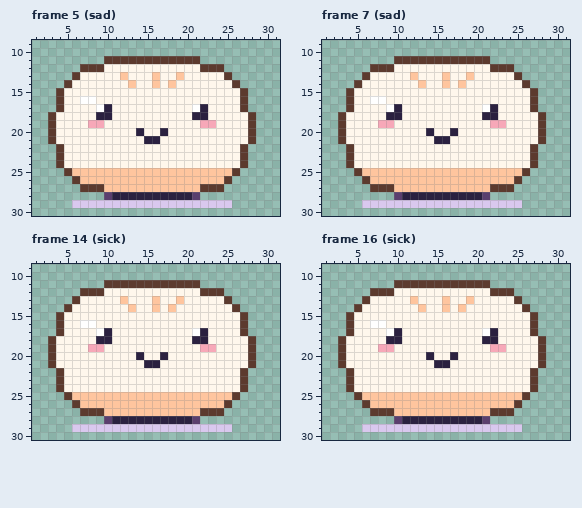
File history of a pixel-art file, art/characters/bakery/dumpling.aseprite. This is how it looked before the edit.
32x32 pixels, 36 frames. Shown: frame 5 (sad): x 1..31, y 9..30; frame 7 (sad): x 1..31, y 9..30; frame 14 (sick): x 1..31, y 9..30; frame 16 (sick): x 1..31, y 9..30. The commit also changed other frames, which this record leaves out.
Once edited:
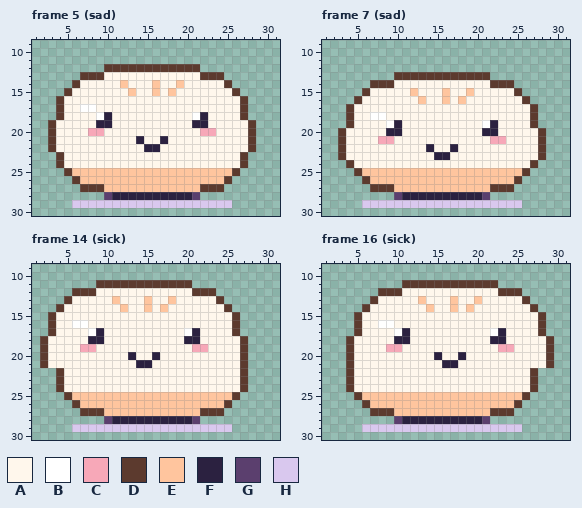
Palette (. is transparent): A #fff7ec  B #ffffff  C #f7a8b8  D #5c3a2e  E #ffc59e  F #2b2140  G #5b3f6e  H #d9c8ee
Edits made:
Changed rows in their new state; - is an unchanged pixel.
Frame 5 (sad), layers "face", "pet":
first column x 3:
11 -------............-------
12 ----...DDDDDDDDDDDD...----
13 ---.DDD--A---A--A--DDD.---
14 --.D-----EA----AE-----D.--
15 -.D-------E--E-E-------D.-
16 ----AA--------------------
17 ----BBAA----------AA------
18 .D----B-----------B-----D.
19 -----AFF----------FFA-----
20 -----CC----A--A----CC-----
21 -----------FAAF-----------
22 DA----------FF----------AD
Frame 7 (sad), layers "face", "pet":
first column x 3:
11 -------............-------
12 ----..................----
13 ---....DDDDDDDDDDDD....---
14 --..DDD---A--A-A---DDD..--
15 -..D-----E---E--E-----D..-
16 -.D-AA----E--E-E-------D.-
17 ------AA----------AA------
18 .D--BBAA----------AA----D.
19 .D---ABF----------BFA---D.
20 ------FF---A--A---FF------
21 -----CC-----AA-----CC-----
22 DA---------F--F---------AD
23 DA----------FF----------AD
Frame 14 (sick), layers "face", "pet":
first column x 2:
11 -------D-----------.-------
12 ----D--A-----------D--.----
13 ---DA----EA--EA-EA----D.---
14 --DA------EA-EAEA------D.--
15 -DA---------------------D.-
16 -DA-B-A-----------------D.-
17 -DA---BFA---------BFA---D.-
18 DA----F-A---------F-A----D.
19 DA---C-A-----------C-A---D.
20 DA---------FA-FA---------D.
21 DA----------F-A----------D.
Frame 16 (sick), layers "face", "pet":
first column x 3:
11 -------.-----------D-------
12 ----.--D-----------A--D----
13 ---.D----AE--AE-AE----AD---
14 --.D------AE-AEAE------AD--
15 -.D---------------------AD-
16 -.D-A-B-----------------AD-
17 -.D---ABF---------ABF---AD-
18 .D----A-F---------A-F----AD
19 .D---A-C-----------A-C---AD
20 .D---------AF-AF---------AD
21 .D----------A-F----------AD
Changed places in both pictures, as pixel boxes (x1, y1, x2, y2):
changed: (48, 56, 256, 152)
changed: (338, 56, 546, 160)
changed: (40, 280, 256, 368)
changed: (338, 280, 554, 368)
